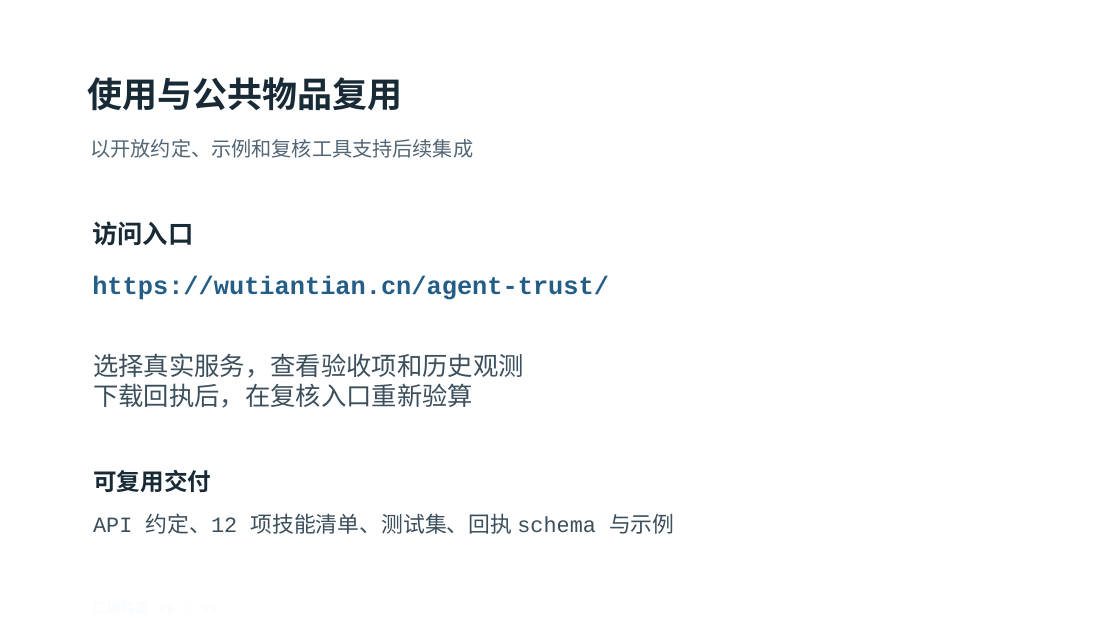
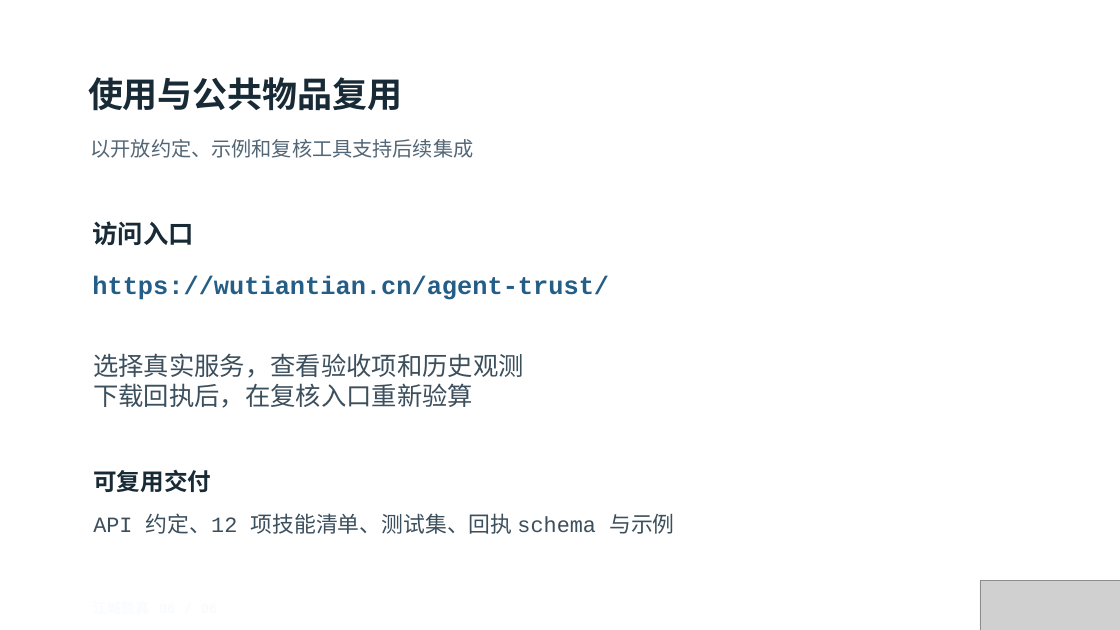
Before and after one commit to c13829663320-debug/wuhan-agent-trust, a slide deck: slide 6 of public/resources/pitch.pptx. Drawn at 1120x630 pixels with LibreOffice and Linux fonts; fonts in the diff are those of the drawing; grey boxes stand for pictures; background and template pictures are left out. Boxes give left, top, right and bottom in pixels: in the first picture for what was removed or moved away, otherwise in the second. Text is boxed around its words. In the diff, an @@ line names an element or a change of style, - is before the commit and + after.

```diff
--- a/public/resources/pitch.pptx
+++ b/public/resources/pitch.pptx
@@ rounded rectangle at <box>45,34,1075,588</box>: outline #FFFFFF 0.75 pt to #FFFFFF 1 pt @@
@@ picture added at <box>981,581,1120,630</box> @@
```
Also in this commit, not shown: 5 other slides changed.
